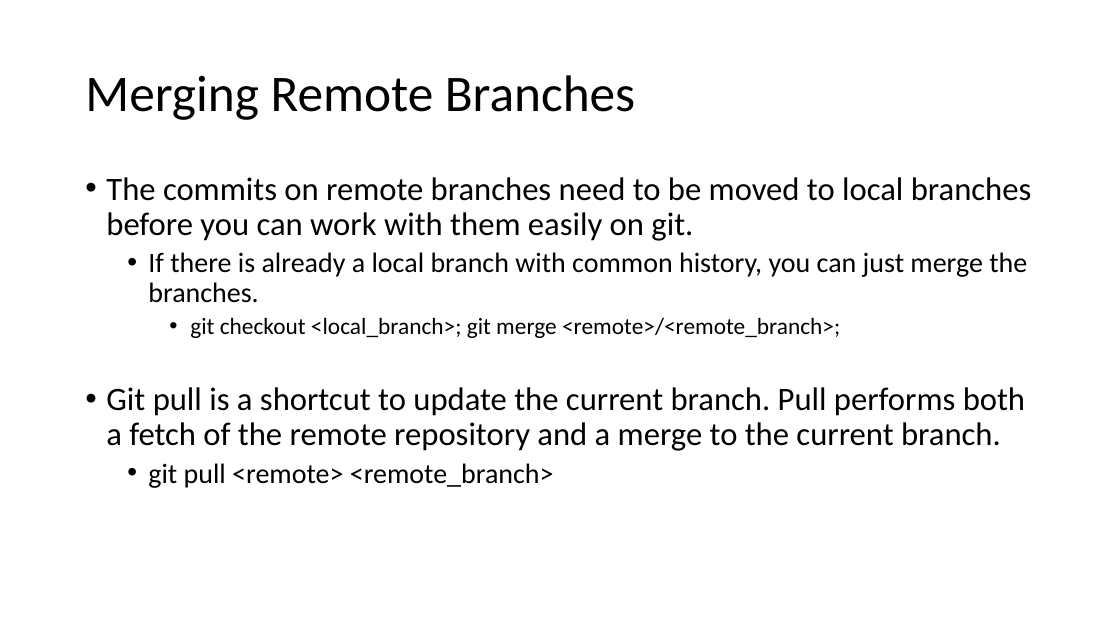
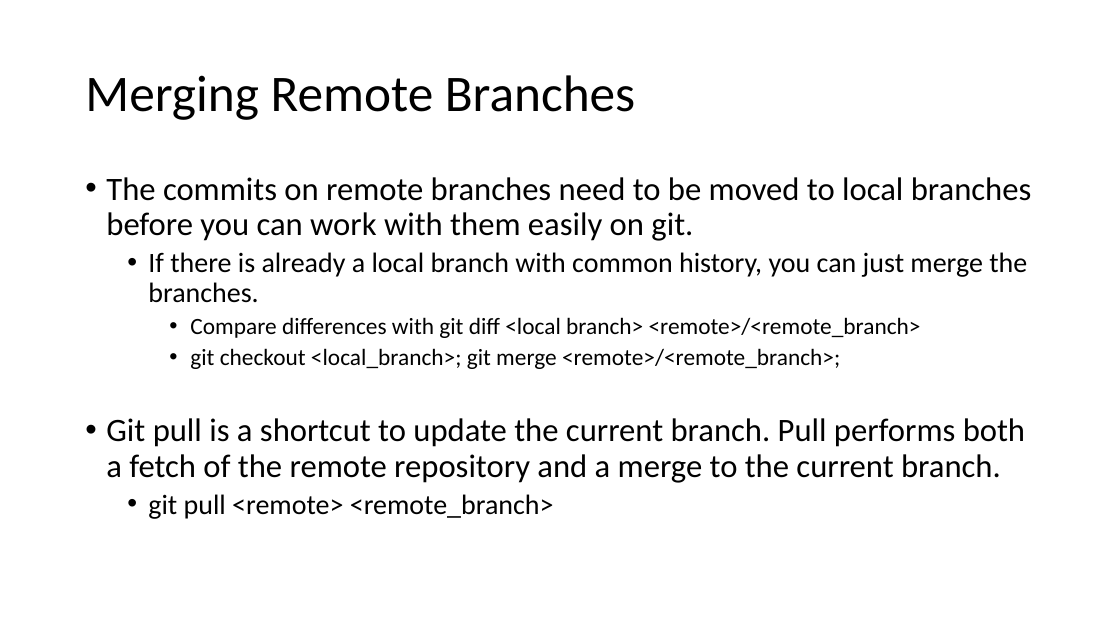
Before and after one commit to sabingautam16/git, a slide deck: slide 23 of Git.pptx. Drawn at 1120x630 pixels with LibreOffice and Linux fonts; fonts in the diff are those of the drawing. Boxes give left, top, right and bottom in pixels: in the first picture for what was removed or moved away, otherwise in the second. Text is boxed around its words. In the diff, an @@ line names an element or a change of style, - is before the commit and + after.

Commit message:
remote revision

```diff
--- a/Git.pptx
+++ b/Git.pptx
@@ text at [190,317,921,338]: paragraph added @@
+    • Compare differences with git diff <local branch> <remote>/<remote_branch>
```
Also in this commit, not shown: 1 other slide changed.
